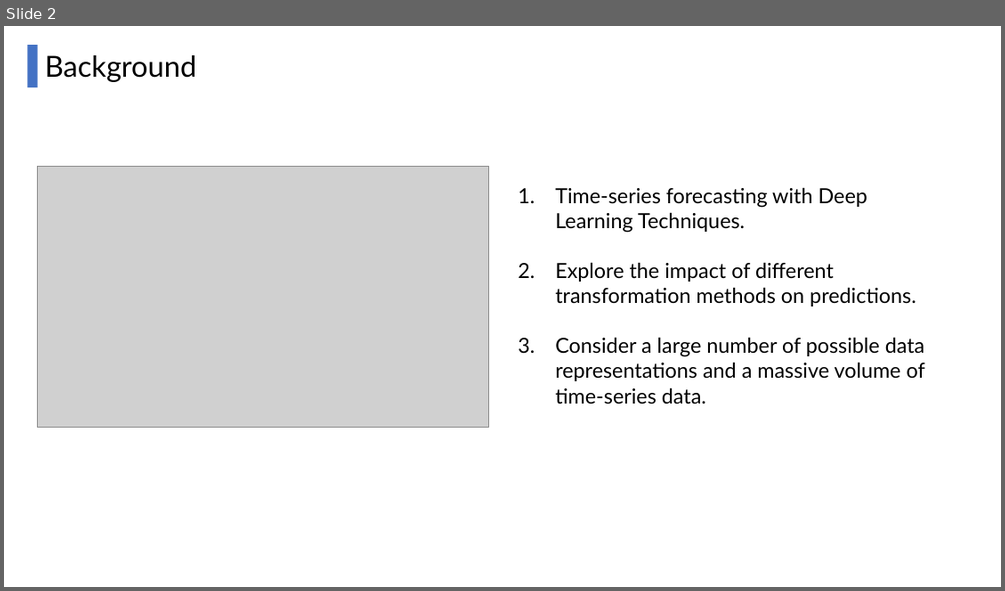
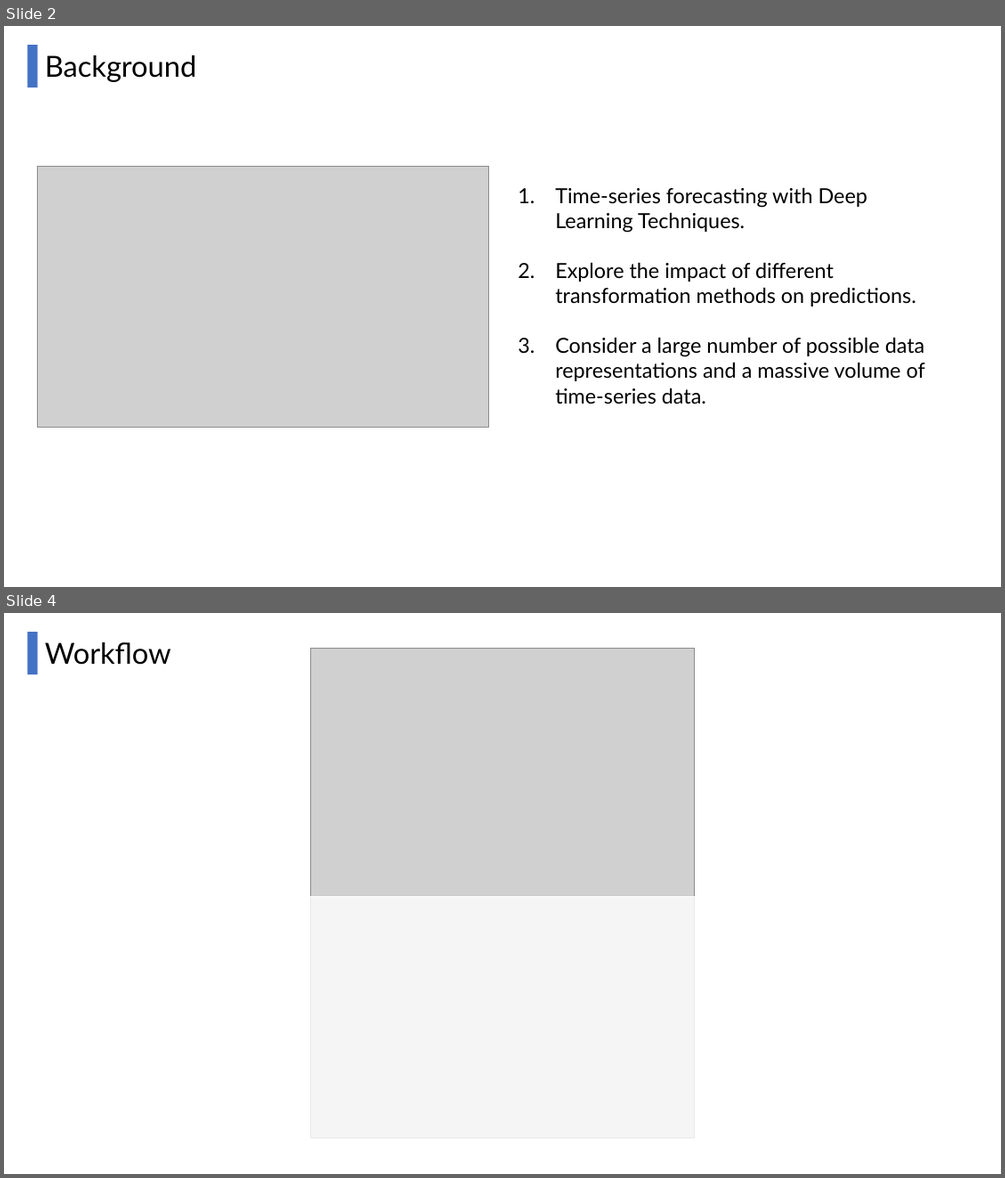
Before and after one commit to CatherineHao/Steerable-time-series-forecast, a slide deck: script(1).pptx. Shown one above the other, each under a label of ours: slide 2 before the commit, slides 2 and 4 after it; the slides between them are not shown. The pictures are 1005x591 and 1005x1178 pixels, drawn with LibreOffice and Linux fonts; fonts in the diff are those of the drawing; grey boxes stand for pictures. Boxes give left, top, right and bottom in pixels: in the first picture for what was removed or moved away, otherwise in the second. Text is boxed around its words. In the diff, an @@ line names an element or a change of style, - is before the commit and + after.

```diff
--- a/script(1).pptx
+++ b/script(1).pptx
@@ slide 4 added at bbox=[4, 613, 1001, 1174], background #FFFFFF @@
@@ rectangle added at bbox=[28, 632, 38, 674], fill #4472C4 @@
@@ text added at bbox=[45, 642, 171, 665], 28 pt, text #000000 @@
+Workflow
@@ picture added at bbox=[311, 648, 695, 1137] @@
@@ rectangle added at bbox=[286, 896, 720, 1144], fill #FFFFFF at 80% opacity, outline #FFFFFF 1 pt @@
```
Also in this commit, not shown: 3 slides changed, 1 other slide added, 8 other files.
